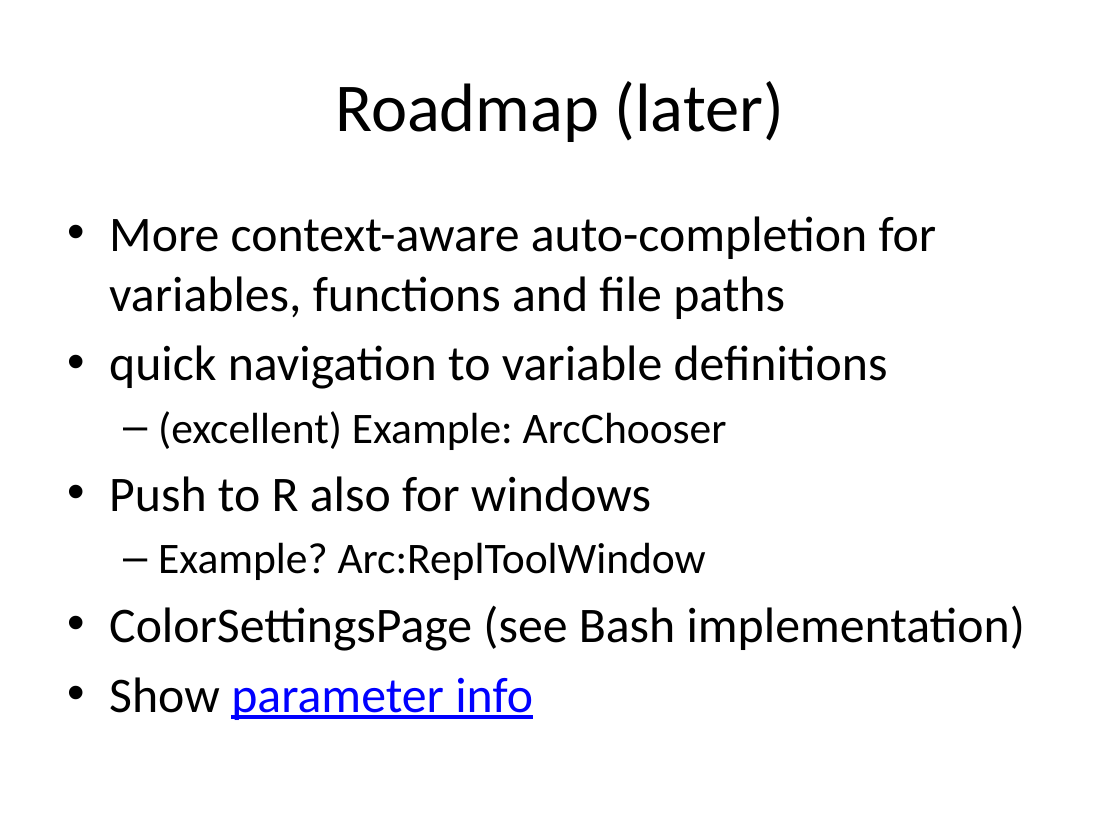
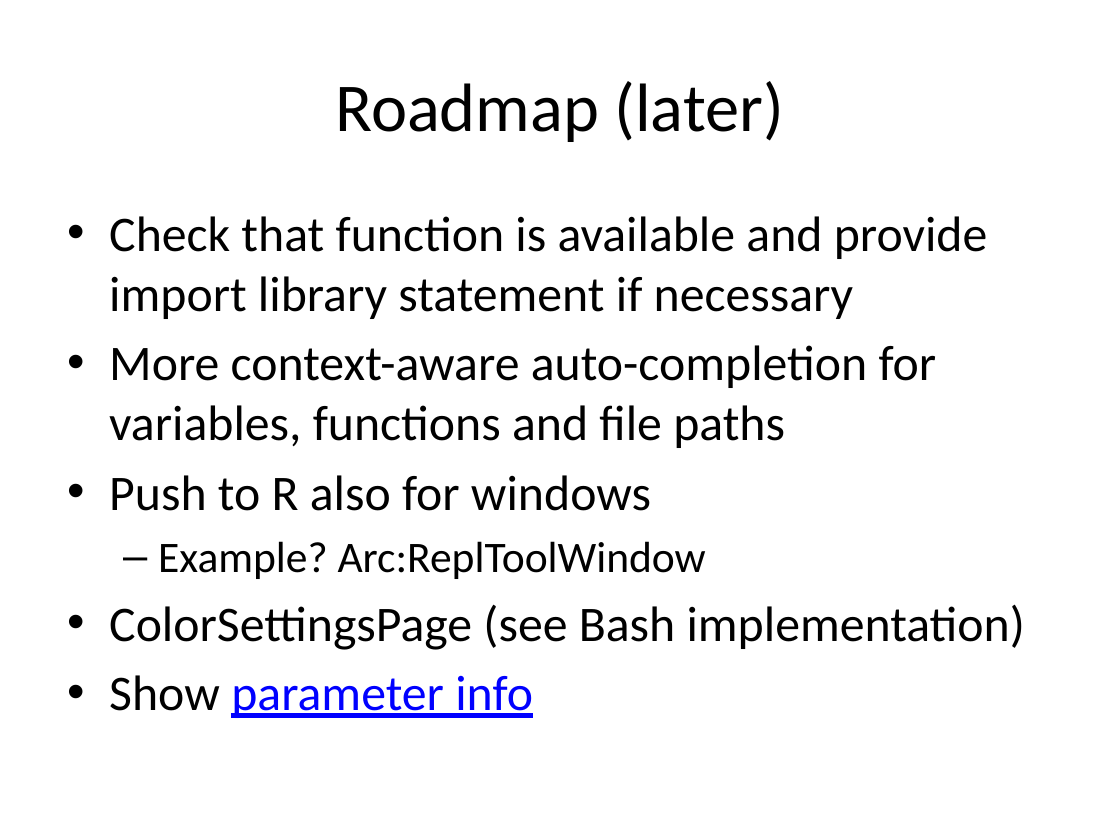
Before and after one commit to holgerbrandl/r4intellij, a slide deck: slide 7 of R4Intellij.pptx (slide 5 before the commit). Drawn at 1120x840 pixels with LibreOffice and Linux fonts; fonts in the diff are those of the drawing. Boxes give left, top, right and bottom in pixels: in the first picture for what was removed or moved away, otherwise in the second. Text is boxed around its words. In the diff, an @@ line names an element or a change of style, - is before the commit and + after.

```diff
--- a/R4Intellij.pptx
+++ b/R4Intellij.pptx
@@ text at box(109, 216, 988, 319): paragraph added @@
+• Check that function is available and provide import library statement if necessary
@@ text at box(109, 345, 888, 450): paragraphs removed @@
-• quick navigation to variable definitions
-  – (excellent) Example: ArcChooser
```
Also in this commit, not shown: 2 other slides changed, 3 slides added, 1 slide removed, 18 other files.
